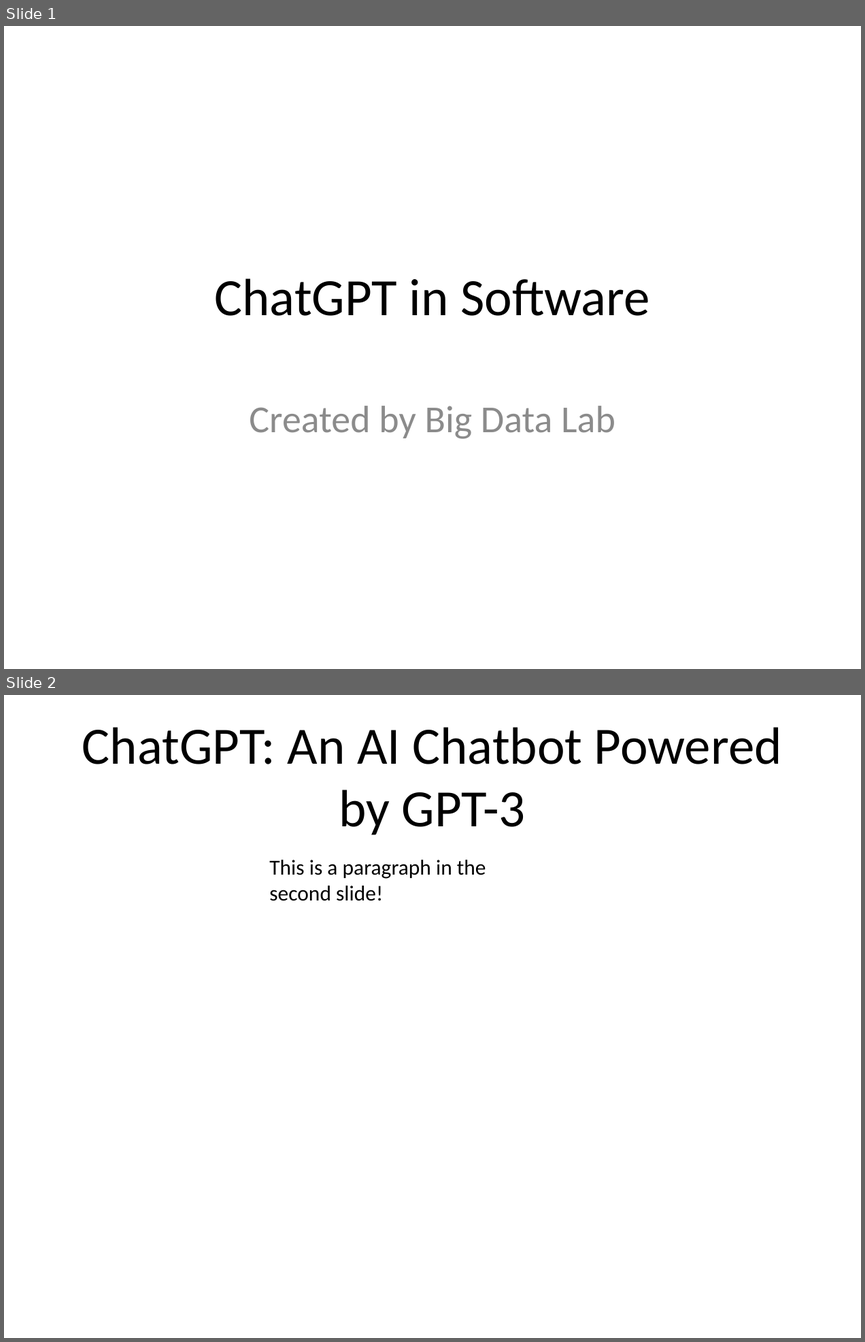
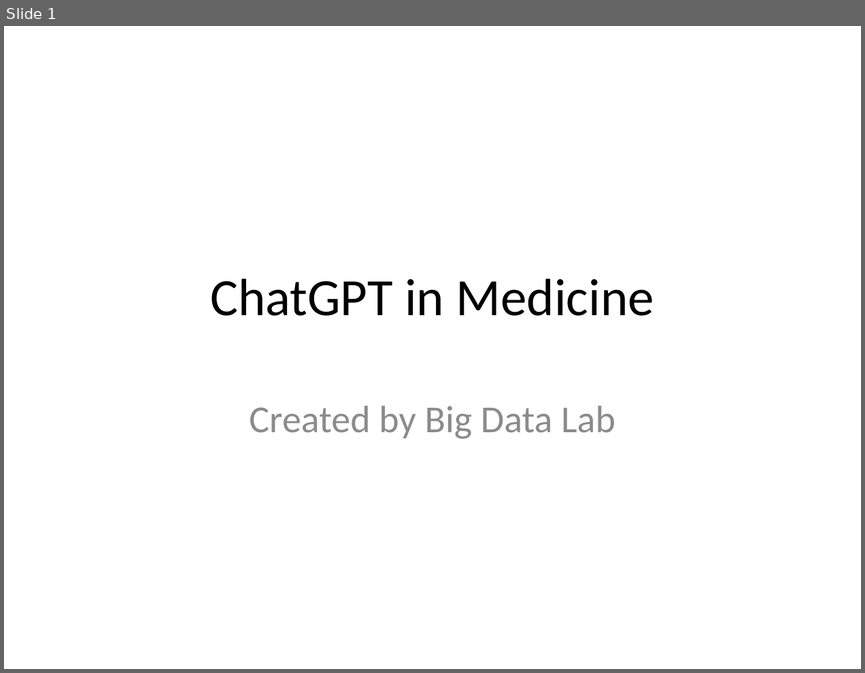
Before and after one commit to bithabib/create_ppt_using_chatgpt, a slide deck: First_presentation.pptx. Shown one above the other, each under a label of ours: slides 1 and 2 before the commit, slide 1 after it. The pictures are 865x1342 and 865x673 pixels, drawn with LibreOffice and Linux fonts; fonts in the diff are those of the drawing. Boxes give left, top, right and bottom in pixels: in the first picture for what was removed or moved away, otherwise in the second. Text is boxed around its words. In the diff, an @@ line names an element or a change of style, - is before the commit and + after.

```diff
--- a/First_presentation.pptx
+++ b/First_presentation.pptx
@@ slide 2 removed at [4,695,861,1338], background #FFFFFF @@
@@ title removed at [82,727,782,835] @@
-ChatGPT: An AI Chatbot Powered by GPT-3
@@ text removed at [269,860,486,901] @@
-This is a paragraph in the second slide!
@@ slide 1 changed as well @@
@@ title at [210,278,654,316]: text changed @@
-ChatGPT in Software
+ChatGPT in Medicine
```
Also in this commit, not shown: 1 other slide removed, 3 other files.
